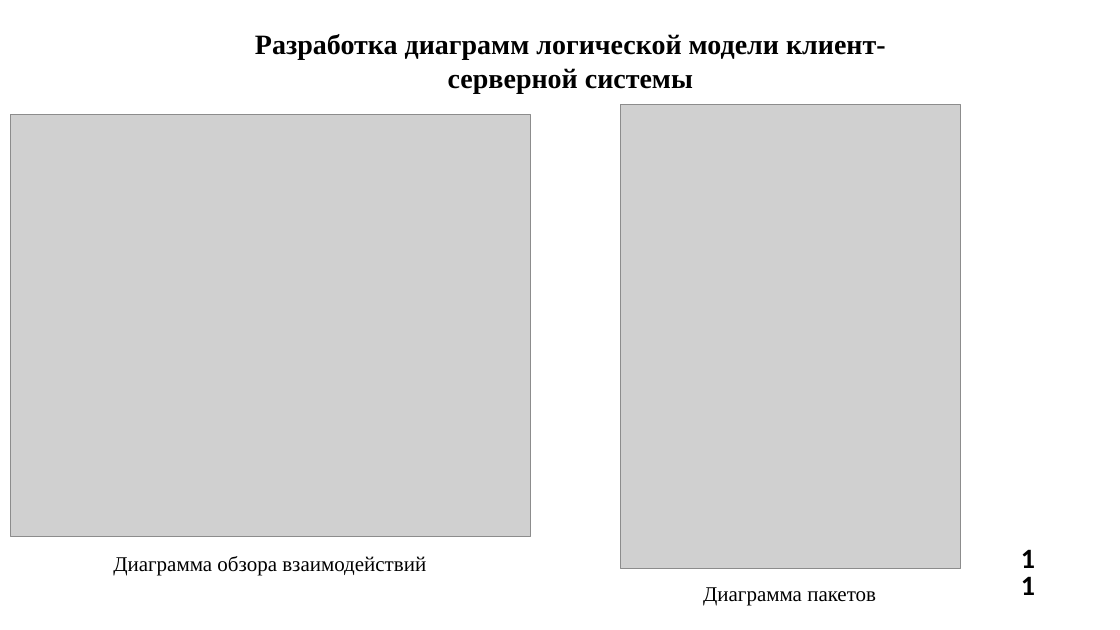
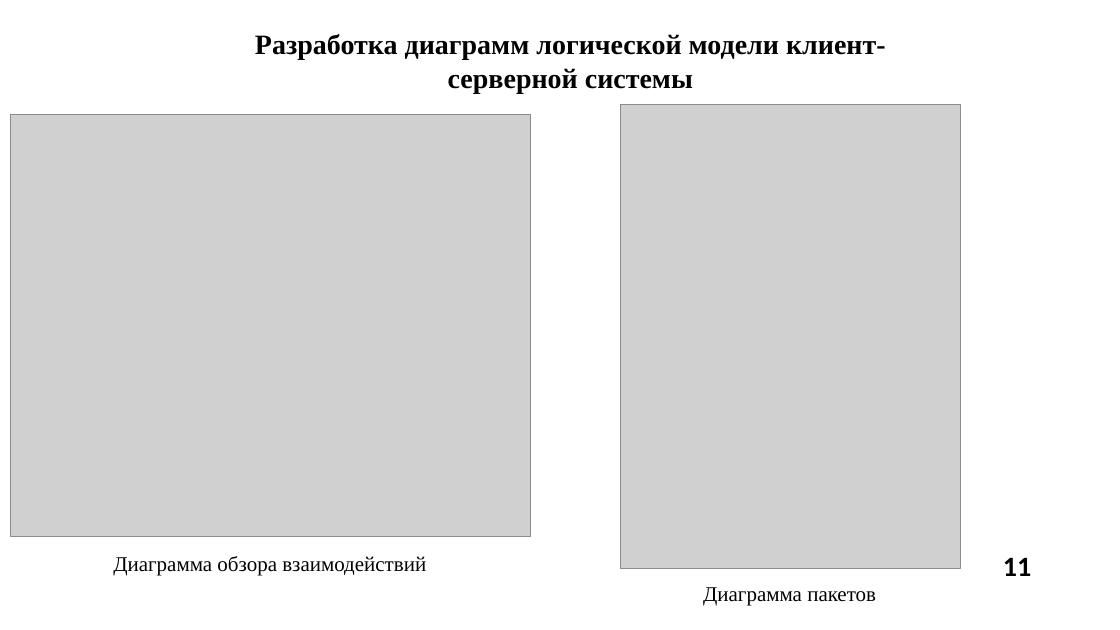
Before and after one commit to SlasherSDCaT/MireaSem7, a slide deck: slide 11 of Kursach/Презентация_ПКСС_ИКБО-20-21_МухаметшинАР.pptx. Drawn at 1120x630 pixels with LibreOffice and Linux fonts; fonts in the diff are those of the drawing; grey boxes stand for pictures; background and template pictures are left out. Boxes give left, top, right and bottom in pixels: in the first picture for what was removed or moved away, otherwise in the second. Text is boxed around its words. In the diff, an @@ line names an element or a change of style, - is before the commit and + after.

```diff
--- a/Kursach/Презентация_ПКСС_ИКБО-20-21_МухаметшинАР.pptx
+++ b/Kursach/Презентация_ПКСС_ИКБО-20-21_МухаметшинАР.pptx
@@ page number rewrapped from (1017,546,1038,576) to (1003,557,1031,576) @@
```
Also in this commit, not shown: 3 other slides changed, 1 other file.
